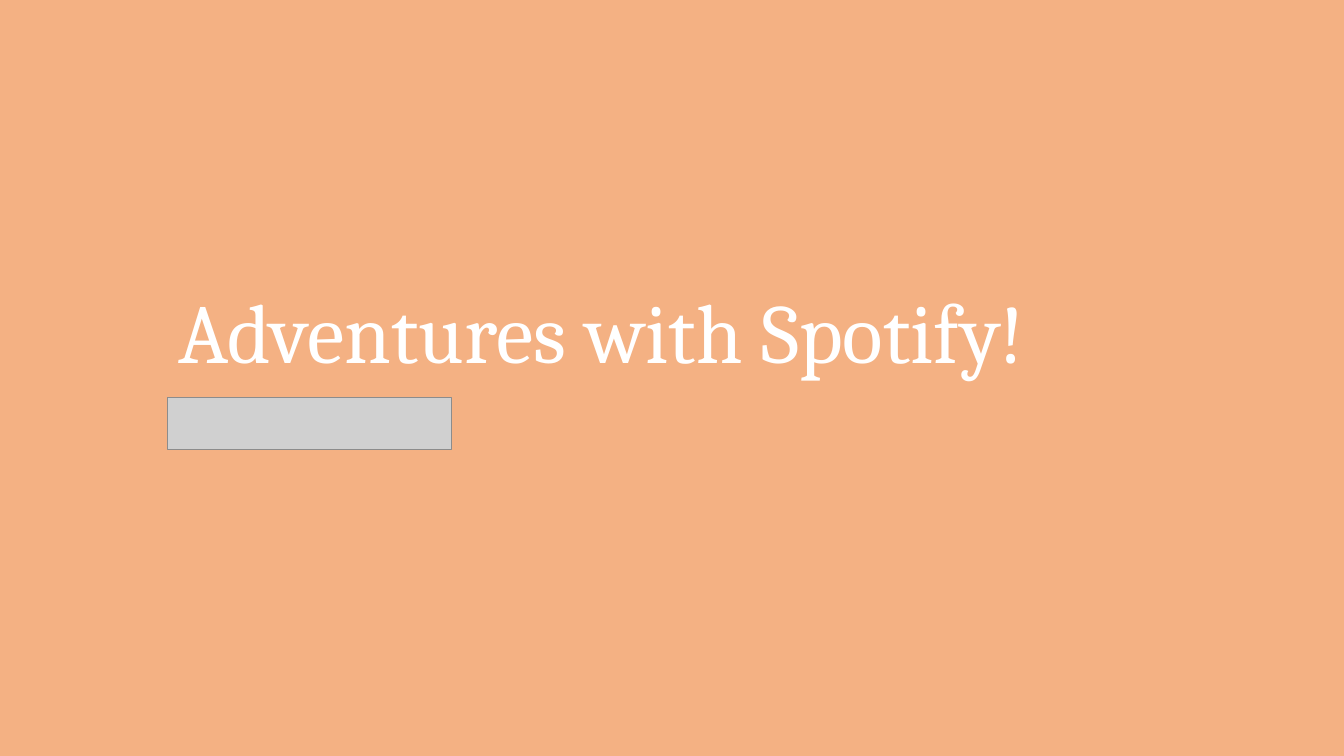
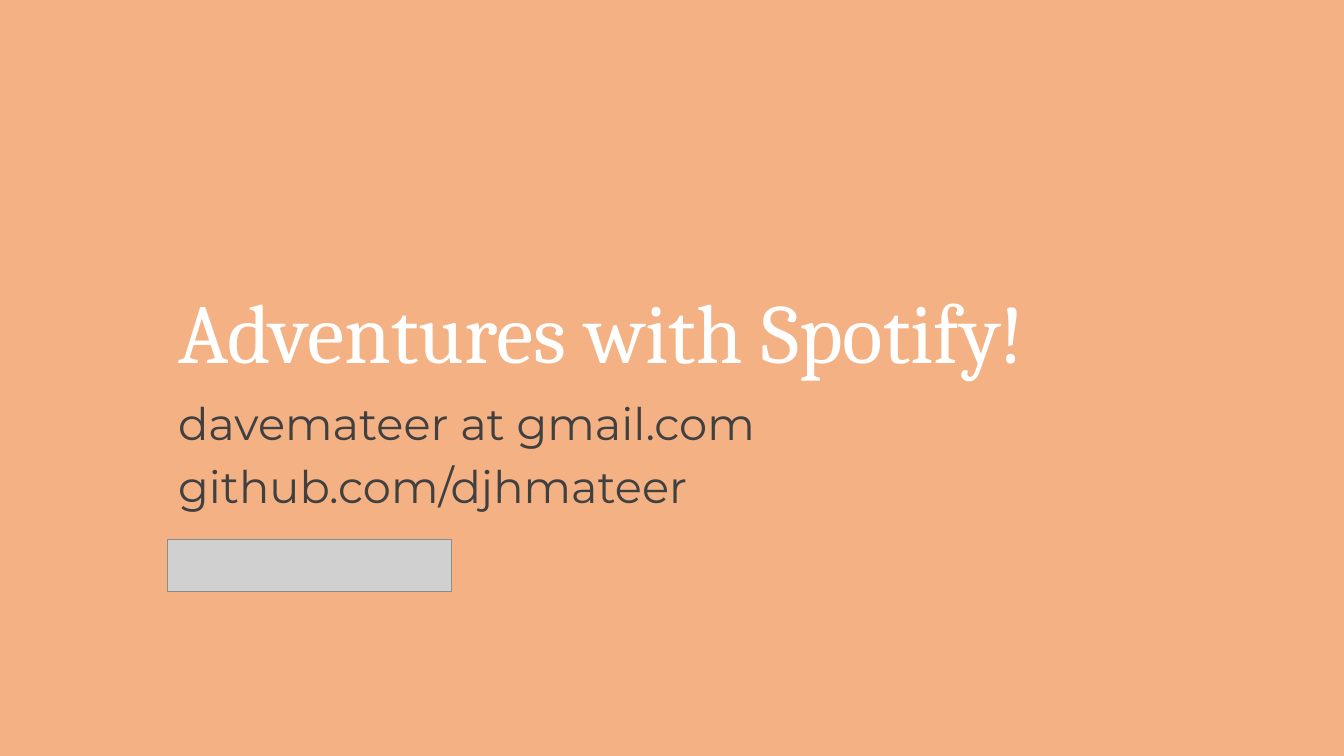
Before and after one commit to djhmateer/davesmusic, a slide deck: slide 1 of Documents/DavesTopMusic.pptx. Drawn at 1344x756 pixels with LibreOffice and Linux fonts; fonts in the diff are those of the drawing; grey boxes stand for pictures. Boxes give left, top, right and bottom in pixels: in the first picture for what was removed or moved away, otherwise in the second. Text is boxed around its words. In the diff, an @@ line names an element or a change of style, - is before the commit and + after.

```diff
--- a/Documents/DavesTopMusic.pptx
+++ b/Documents/DavesTopMusic.pptx
@@ subtitle added at bbox=[178, 406, 755, 512], 32 pt, text #404040 @@
+davemateer at gmail.com
+github.com/djhmateer
@@ picture: place and size @@
-picture at bbox=[168, 397, 452, 450]
+picture at bbox=[168, 539, 452, 592]
```
Also in this commit, not shown: 1 other slide changed, 10 slides added, 4 slides removed, 2 other files.
